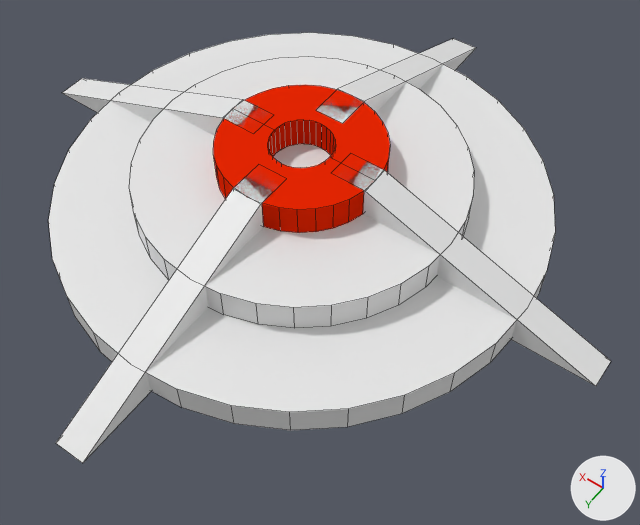
Two versions of the Blender file Assets/Prefabs/Cenario/Altar.blend, one commit apart.
One viewpoint serves both versions: a 50 mm camera at (-80.0, 105.5, 146.8) aimed at (-10.8, 8.6, -5.4). The lights are fixed; the arrows at lower right show +X, +Y and +Z. Mesh edges are drawn as thin lines.
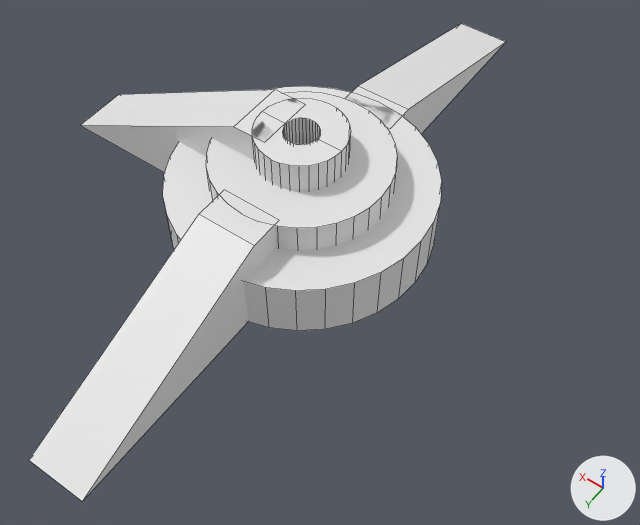
Commit message: Altar
Atualizando o altar para 3 rampas equilibradas

The edits, one by one:
me_cylinder_003 is used by ob_basesuperior; location (0.0, 0.0, 14.0); scale (18.2, 18.2, 3.5).
me_cylinder_003 had 128 vertices, 68 faces and spanned x -1.0..1.0, y -1.0..1.0, z -1.0..1.0.
me_cylinder_003 now has 129 vertices, 68 faces, 1 loose edge and spans x -1.01..1.0, y -1.0..1.0, z -1.0..1.01.
Part 1, on me_cylinder_003:
25 vertices in x -1.0..0.38, y -0.38..0.38, z -1.0..1.0 move by (-0.01, 0.01, 0.01).
6 vertices in x -0.38..0.38, y -0.38..-0.07, z -1.0..1.0 move by (-0.01, 0.0, 0.01).
5 vertices in x 0.07..0.38, y -0.38..0.38, z 1.0 move by (0.0, 0.01, 0.01).
1 vertex is added at (0.22, -0.85, -0.29).
1 loose edge is added.
me_cylinder_003 part 2: 68 faces spanning x -1.01..1.0, y -1.0..1.0, z -1.0..1.01 switch from mat_material_001 (red #e72703) to no material.
Object 'Cube.003' (ob_cube_003) moves from (0.0, 14.0, 7.0) to (0.0, 21.0, 3.5).
Object 'Cube.003' (ob_cube_003) is rescaled from (3.5, 10.5, 4.17) to (7.0, 10.5, 4.0).
Object 'Cube.002' (ob_cube_002) moves from (0.0, -14.0, 7.0) to (0.0, -28.0, 0.0).
Object 'Cube.002' (ob_cube_002) is rescaled from (3.5, 10.5, 4.17) to (7.0, 7.0, 3.97).
Object 'Cube.001' (ob_cube_001) moves from (14.0, 0.0, 7.0) to (8.0, 0.0, 7.0).
Object 'Cube.001' (ob_cube_001) is rescaled from (3.5, 10.5, 4.17) to (7.0, 14.0, 3.97).
Object 'Cube' (ob_cube) is deleted.
Object 'BaseSuperior' (ob_basesuperior) is rescaled from (18.2, 18.2, 3.5) to (10.0, 10.0, 7.0).
Object 'BaseMediana' (ob_basemediana) is rescaled from (36.5, 36.5, 3.5) to (20.0, 20.0, 7.0).
Object 'BaseInferiro' (ob_baseinferiro) is rescaled from (54.7, 54.7, 3.5) to (30.0, 30.0, 7.0).

Changed parts and their boxes [x1, y1, x2, y2] in the pictures (640 x 525 px):
'BaseInferiro', rescaled (45% narrower, 38% shorter)
    before: [48, 33, 555, 430]
    after: [163, 86, 442, 331]
'BaseMediana', rescaled
    before: [129, 57, 474, 328]
    after: [206, 92, 397, 251]
'Cube.003', moved, rescaled (11% wider)
    before: [56, 171, 279, 463]
    after: [29, 195, 276, 501]
'BaseSuperior', reshaped, rescaled
    before: [213, 85, 390, 233]
    after: [252, 98, 351, 191]
'Cube', deleted
    before: [339, 161, 611, 386]
'Cube.001', moved, rescaled
    before: [63, 78, 269, 136]
    after: [81, 89, 304, 173]
'Cube.002', moved, rescaled
    before: [316, 38, 476, 123]
    after: [348, 23, 506, 134]
part 1 of me_cylinder_003, built on
    before: [213, 85, 390, 210]
    after: [252, 98, 350, 180]
part 2 of me_cylinder_003, recoloured
    before: [214, 150, 390, 233]
    after: [252, 132, 351, 191]
